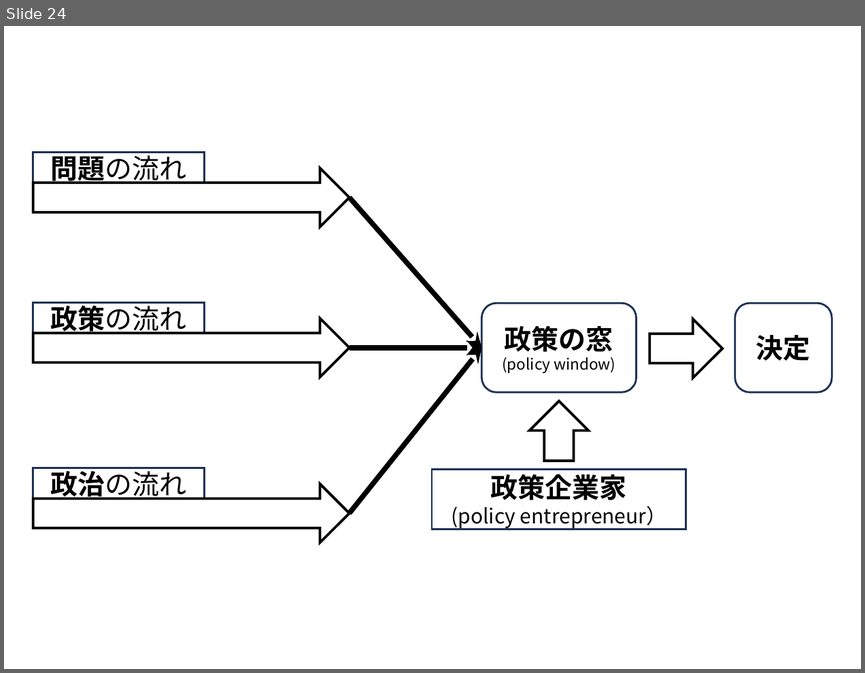
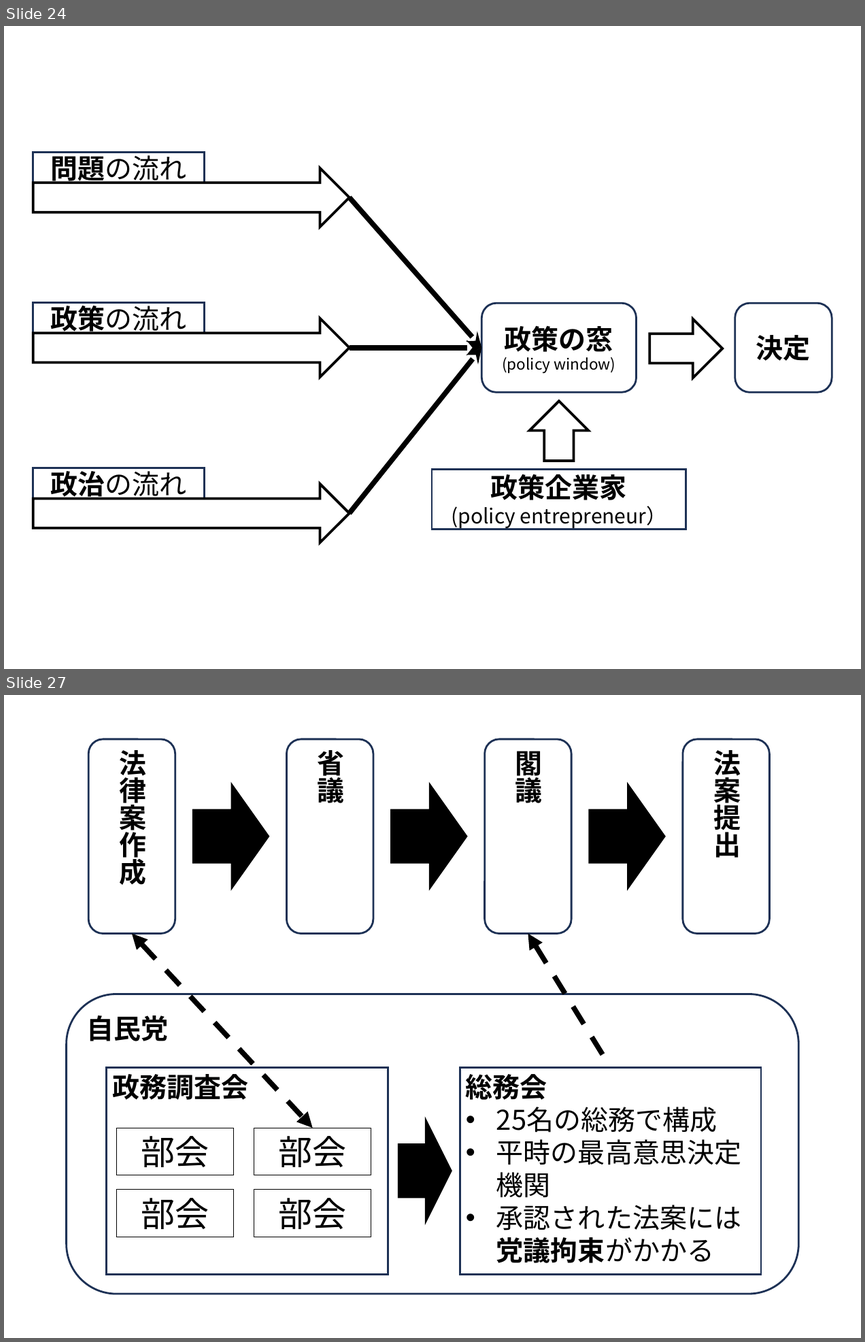
Before and after one commit to junpei-suzuki/PP-2026-Komazawa, a slide deck: figs/DIYfigures_pp.pptx. Shown one above the other, each under a label of ours: slide 24 before the commit, slides 24 and 27 after it; the slides between them are not shown. The pictures are 865x673 and 865x1342 pixels, drawn with LibreOffice and Linux fonts; fonts in the diff are those of the drawing. Boxes give left, top, right and bottom in pixels: in the first picture for what was removed or moved away, otherwise in the second. Text is boxed around its words. In the diff, an @@ line names an element or a change of style, - is before the commit and + after.

```diff
--- a/figs/DIYfigures_pp.pptx
+++ b/figs/DIYfigures_pp.pptx
@@ slide 27 added at (4,695,861,1338), background #FFFFFF @@
@@ group added at (67,739,798,1293): 6 rectangles, 5 rounded rectangles, 4 right arrows, 1 double arrow, 1 arrow @@
+自民党
+政務調査会
+部会
+部会
+部会
+部会
+総務会
+• 25名の総務で構成
+• 平時の最高意思決定機関
+• 承認された法案には党議拘束がかかる
+法律案作成
+省議
+閣議
+法案提出
```
Also in this commit, not shown: 2 other slides added, 5 other files.
